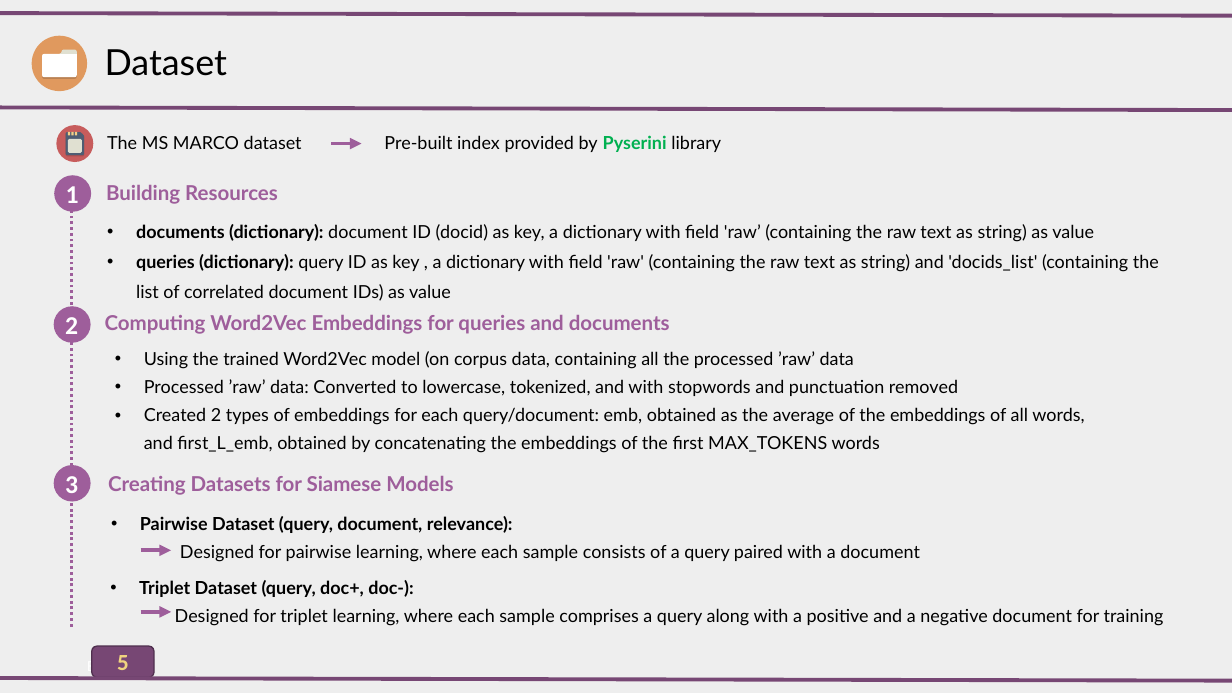
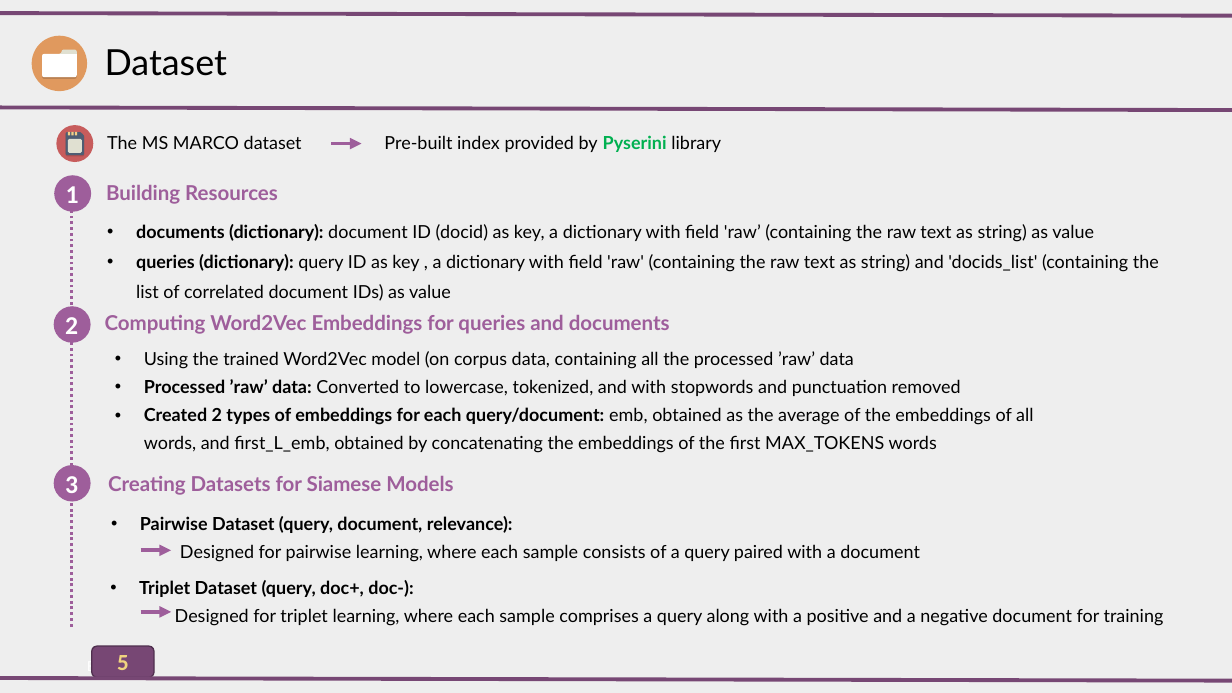
Before and after one commit to AlirezaAccelerates/IR_DSI_project, a slide deck: slide 5 of D/[P] Information Retrieval Project.pptx. Drawn at 1232x693 pixels with LibreOffice and Linux fonts; fonts in the diff are those of the drawing. Boxes give left, top, right and bottom in pixels: in the first picture for what was removed or moved away, otherwise in the second. Text is boxed around its words. In the diff, an @@ line names an element or a change of style, - is before the commit and + after.

```diff
--- a/D/[P] Information Retrieval Project.pptx
+++ b/D/[P] Information Retrieval Project.pptx
@@ text at [144, 379, 1033, 453]: bold on in "Processed ’raw’ data:", "Created 2 types of embeddings for each ..." @@
```
Also in this commit, not shown: 4 other slides changed, 1 other file.
